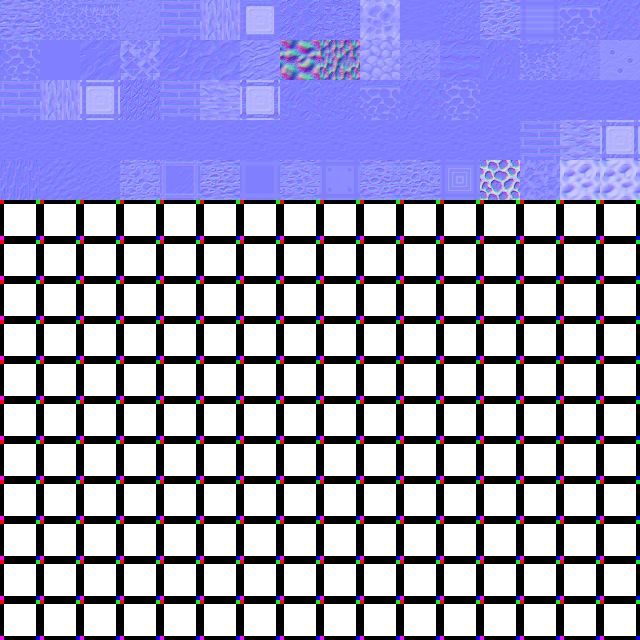
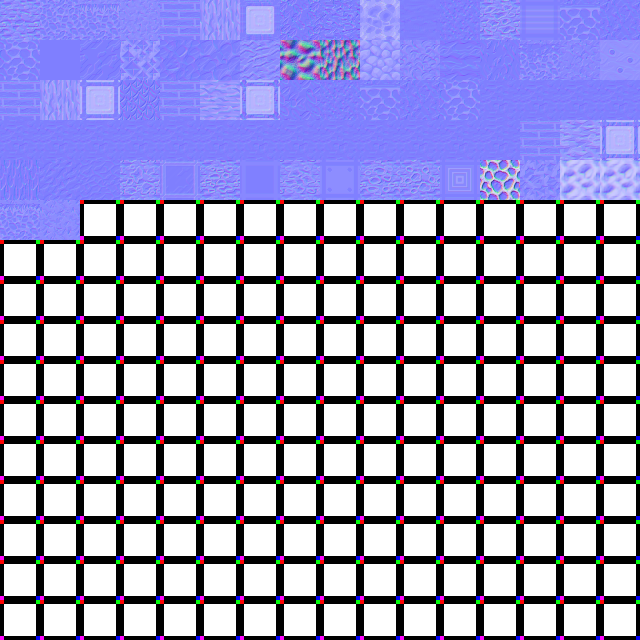
Comparing the layer stacks of the two 640x640 images. Changes:
painted on "Arrière-plan" over [0, 200, 80, 240]
